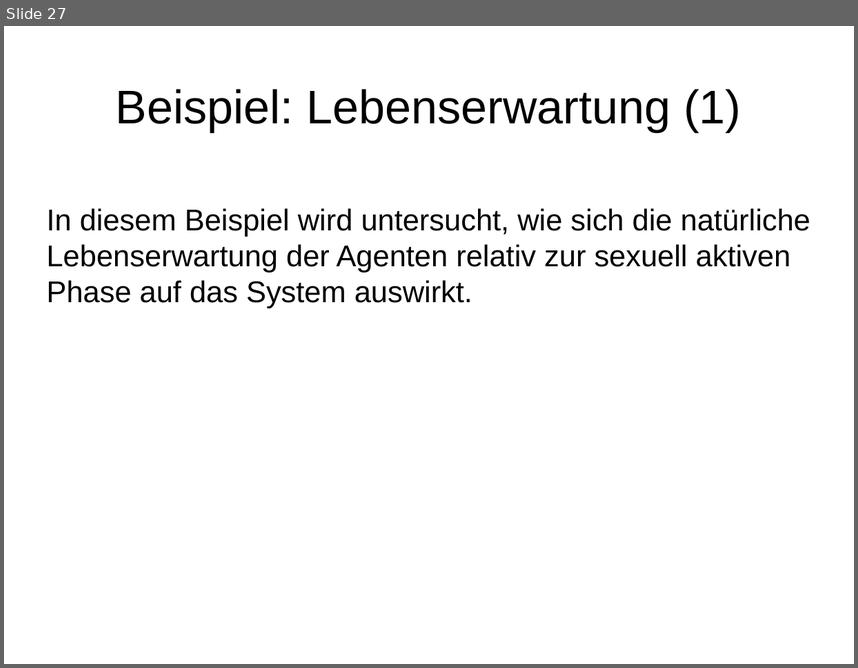
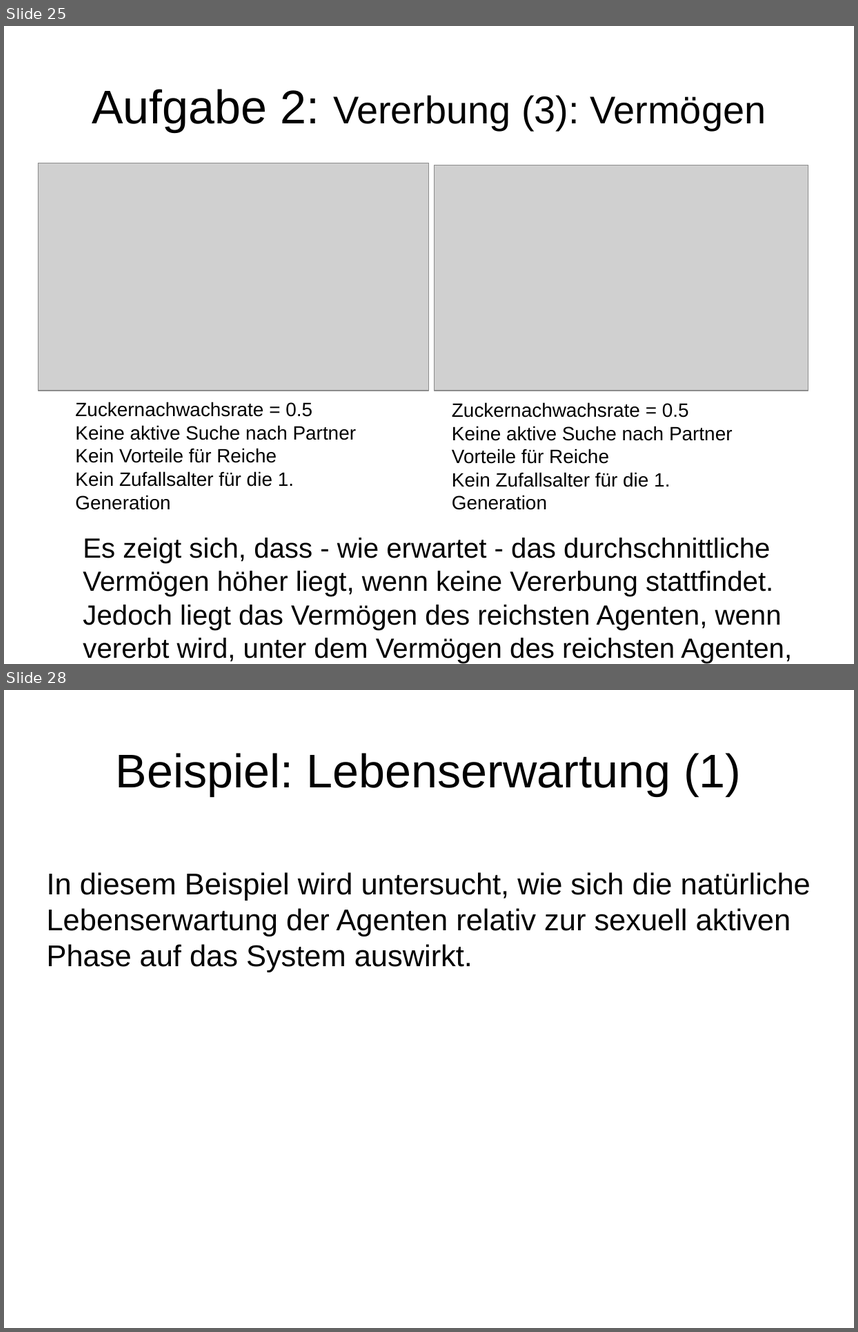
Before and after one commit to wsmirnow/Sugarscape, a slide deck: Presentation/Presentation.odp. Shown one above the other, each under a label of ours: slide 27 before the commit, slides 25 and 28 after it; the slides between them are not shown. The pictures are 858x668 and 858x1332 pixels, drawn with LibreOffice and Linux fonts; fonts in the diff are those of the drawing; grey boxes stand for pictures. Boxes give left, top, right and bottom in pixels: in the first picture for what was removed or moved away, otherwise in the second. Text is boxed around its words. In the diff, an @@ line names an element or a change of style, - is before the commit and + after.

Commit message:
Folie eingefuegt - Vermoegen der Agenten

```diff
--- a/Presentation/Presentation.odp
+++ b/Presentation/Presentation.odp
@@ slide 25 added at bbox=[4, 26, 854, 664], background #FFFFFF @@
@@ title added at bbox=[92, 89, 766, 132], 36 pt, text #000000 @@
+Aufgabe 2: Vererbung (3): Vermögen
@@ picture added at bbox=[38, 163, 429, 390] @@
@@ picture added at bbox=[435, 165, 809, 390] @@
@@ text added at bbox=[75, 401, 357, 510], 18 pt, text #000000 @@
+Zuckernachwachsrate = 0.5
+Keine aktive Suche nach Partner
+Kein Vorteile für Reiche
+Kein Zufallsalter für die 1. Generation
@@ text added at bbox=[452, 402, 733, 510], 18 pt, text #000000 @@
+Zuckernachwachsrate = 0.5
+Keine aktive Suche nach Partner
+Vorteile für Reiche
+Kein Zufallsalter für die 1. Generation
@@ text added at bbox=[83, 537, 792, 663], 25.9 pt, text #000000 @@
+Es zeigt sich, dass - wie erwartet - das durchschnittliche Vermögen höher liegt, wenn keine Vererbung stattfindet. Jedoch liegt das Vermögen des reichsten Agenten, wenn vererbt wird, unter dem Vermögen des reichsten Agenten, wenn nicht vererbt wird.
@@ what was slide 27 is now slide 28 @@
```
Also in this commit, not shown: 2 slides changed, 3 other slides added, 3 other files.
